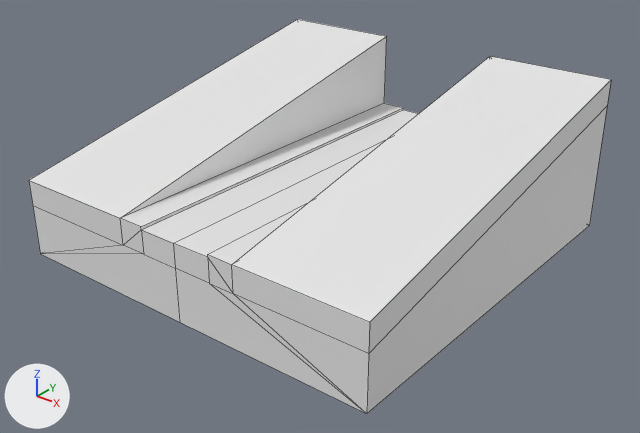
An edit to the FBX model Mystics Project/Assets/polyperfect/Low Poly Ultimate Pack/M/- Meshes_M/Terrains_M/Tiles_M/tile-road-tunnel-entrance.fbx, drawn before and after from the same camera.
One viewpoint serves both versions: a camera (50 mm lens) standing at (37.7, -47.6, 25.4) and looking at (0.8, -1.4, -3.3). The axes (+X, +Y, +Z) are drawn at lower left. The lights are the same throughout. Mesh edges are drawn as thin lines. Where no turn or scale is listed for an object, it has been applied to the vertices.

Objects in the first picture: 'tile-road-tunnel-entrance'.
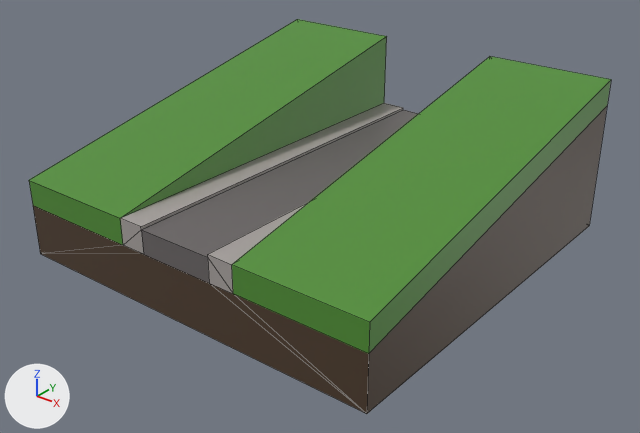
Where the newer file only moved an object's origin or applied its transform, the numbers keep the older frame.

Diff of the bpy script that builds the scene:
```diff
--- a/Mystics Project/Assets/polyperfect/Low Poly Ultimate Pack/M/- Meshes_M/Terrains_M/Tiles_M/tile-road-tunnel-entrance.fbx.py
+++ b/Mystics Project/Assets/polyperfect/Low Poly Ultimate Pack/M/- Meshes_M/Terrains_M/Tiles_M/tile-road-tunnel-entrance.fbx.py
@@ mat_9_brown_darkest @@
 mat_9_brown_darkest = principled_material('9 BROWN-DARKEST')
-mat_9_brown_darkest.base_color = (0.8, 0.8, 0.8)  # white #e7e7e7
+mat_9_brown_darkest.base_color = (0.0742, 0.0437, 0.0242)  # brown #4d3b2b
 mat_9_brown_darkest.roughness = 0.553
@@ mat_36_green @@
 mat_36_green = principled_material('36 GREEN')
-mat_36_green.base_color = (0.8, 0.8, 0.8)  # white #e7e7e7
+mat_36_green.base_color = (0.0802, 0.27, 0.0343)  # green #508e34
 mat_36_green.roughness = 0.553
@@ mat_18_grey_dark @@
 mat_18_grey_dark = principled_material('18 GREY-DARK')
-mat_18_grey_dark.base_color = (0.8, 0.8, 0.8)  # white #e7e7e7
+mat_18_grey_dark.base_color = (0.142, 0.128, 0.128)  # dark grey #696464
 mat_18_grey_dark.roughness = 0.553
@@ mat_21_grey_light @@
 mat_21_grey_light = principled_material('21 GREY LIGHT')
-mat_21_grey_light.base_color = (0.8, 0.8, 0.8)  # white #e7e7e7
+mat_21_grey_light.base_color = (0.386, 0.356, 0.342)  # grey #a7a19e
 mat_21_grey_light.roughness = 0.553
@@ me_tile_road_tunnel_entrance_001 @@
 # used by ob_tile_road_tunnel_entrance; location = (0.0, 0.0, 0.0)
-me_tile_road_tunnel_entrance_001.from_pydata(...)  # 44 vertices, 48 faces; spans x -15.0..15.0, y -15.0..15.0, z -6.0..6.0
+me_tile_road_tunnel_entrance_001.from_pydata(...)  # 38 vertices, 43 faces; spans x -15.0..15.0, y -15.0..15.0, z -6.0..6.0
+# me_tile_road_tunnel_entrance_001 part 1
+# 6 vertices are removed from x 0.0, y -15.0..15.0, z -6.0..-0.2
+# 10 faces are deleted
+# 3 new faces join them, mat_18_grey_dark (dark grey #696464)
+# 2 new faces join them, mat_9_brown_darkest (brown #4d3b2b)
 me_tile_road_tunnel_entrance_001.materials.append(mat_9_brown_darkest)
```

What differs and where, as boxes (x1, y1, x2, y2) in the pictures (640 x 433 px):
'tile-road-tunnel-entrance', recoloured, reshaped
    both: (29, 19, 611, 414)
part 1 of me_tile_road_tunnel_entrance_001, cut back
    both: (42, 110, 419, 413)
